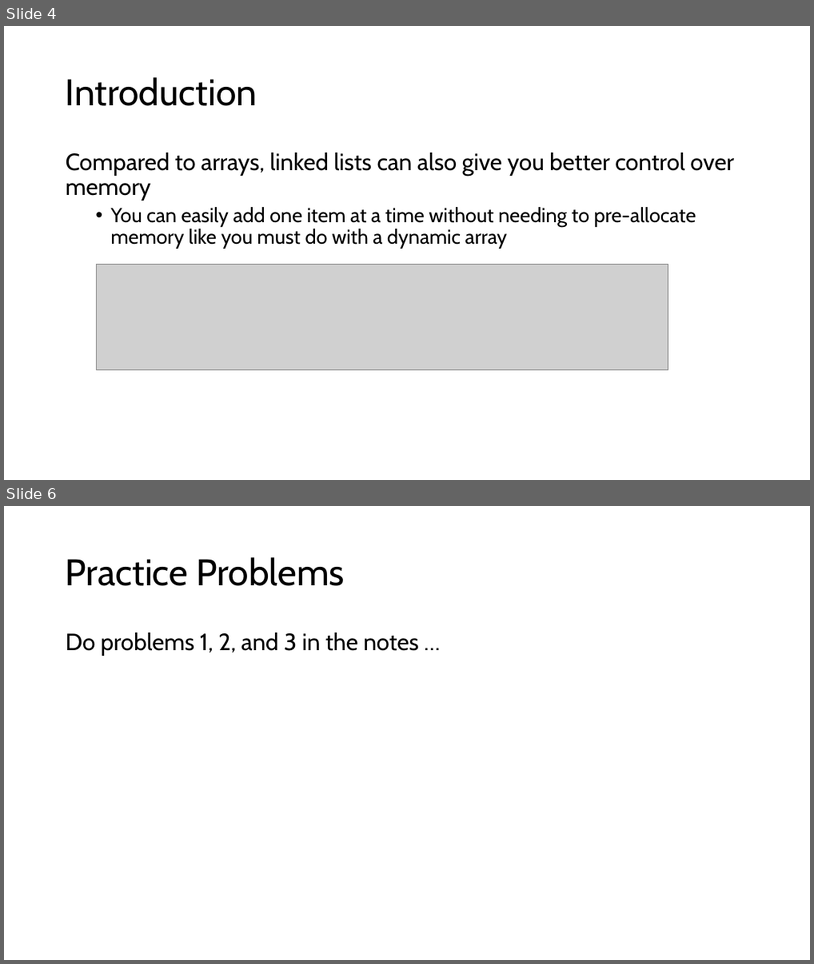
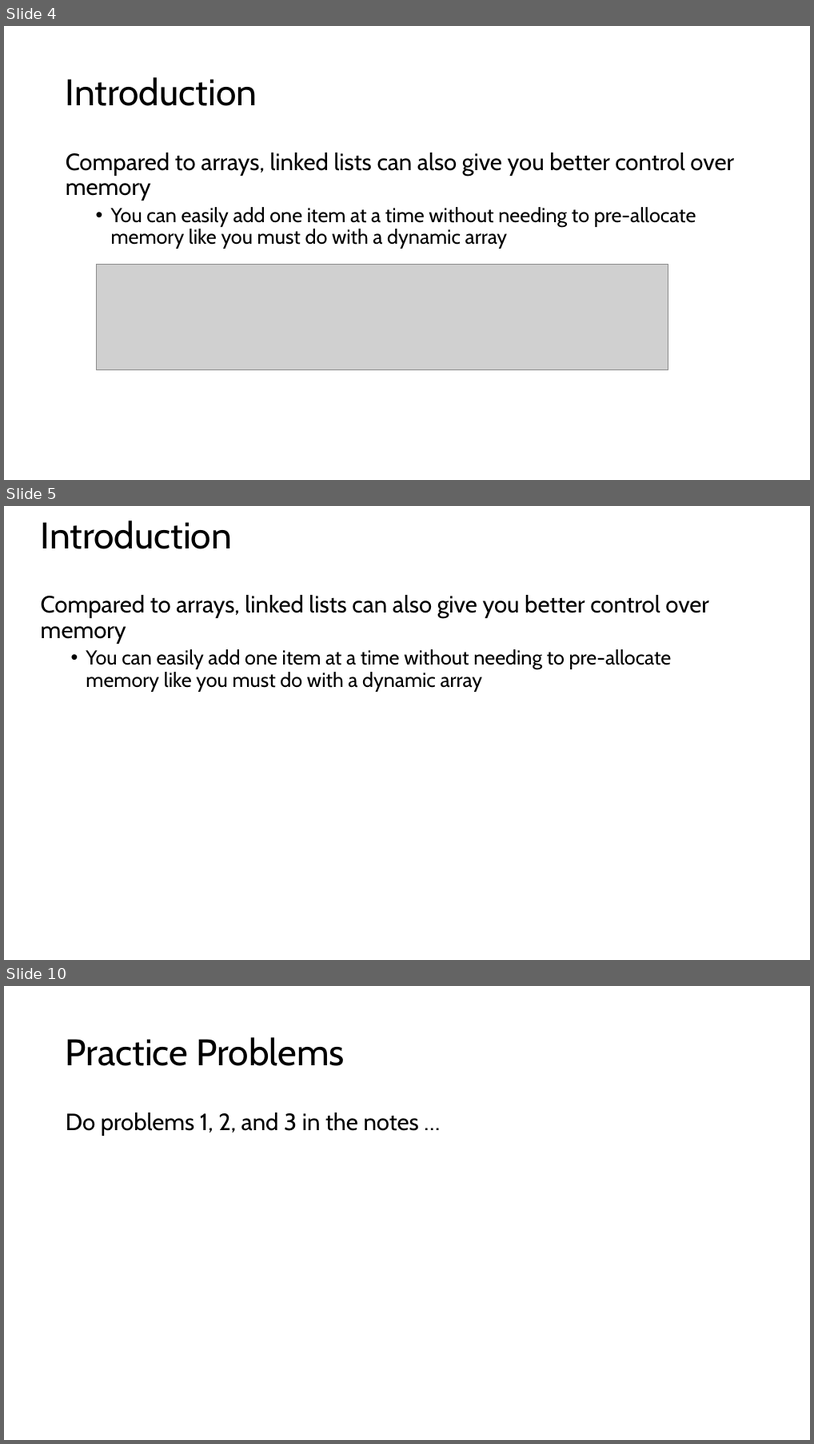
Before and after one commit to tjd1234/cmpt225Summer2026, a slide deck: lectures/lecture2/lecture2.pptx. Shown one above the other, each under a label of ours: slides 4 and 6 before the commit, slides 4, 5 and 10 after it; the slides between them are not shown. The pictures are 814x964 and 814x1444 pixels, drawn with LibreOffice and Linux fonts; fonts in the diff are those of the drawing; grey boxes stand for pictures. Boxes give left, top, right and bottom in pixels: in the first picture for what was removed or moved away, otherwise in the second. Text is boxed around its words. In the diff, an @@ line names an element or a change of style, - is before the commit and + after.

```diff
--- a/lectures/lecture2/lecture2.pptx
+++ b/lectures/lecture2/lecture2.pptx
@@ slide 5 added at (4, 506, 810, 960), background #FFFFFF @@
@@ title added at (41, 520, 232, 549), 44 pt, text #000000 @@
+Introduction
@@ text added at (41, 595, 710, 692), 24 pt, text #000000 @@
+Compared to arrays, linked lists can also give you better control over memory
+  • You can easily add one item at a time without needing to pre-allocate memory like you must do with a dynamic array
@@ what was slide 6 is now slide 10 @@
```
Also in this commit, not shown: 2 slides changed, 3 other slides added, 8 other files.
